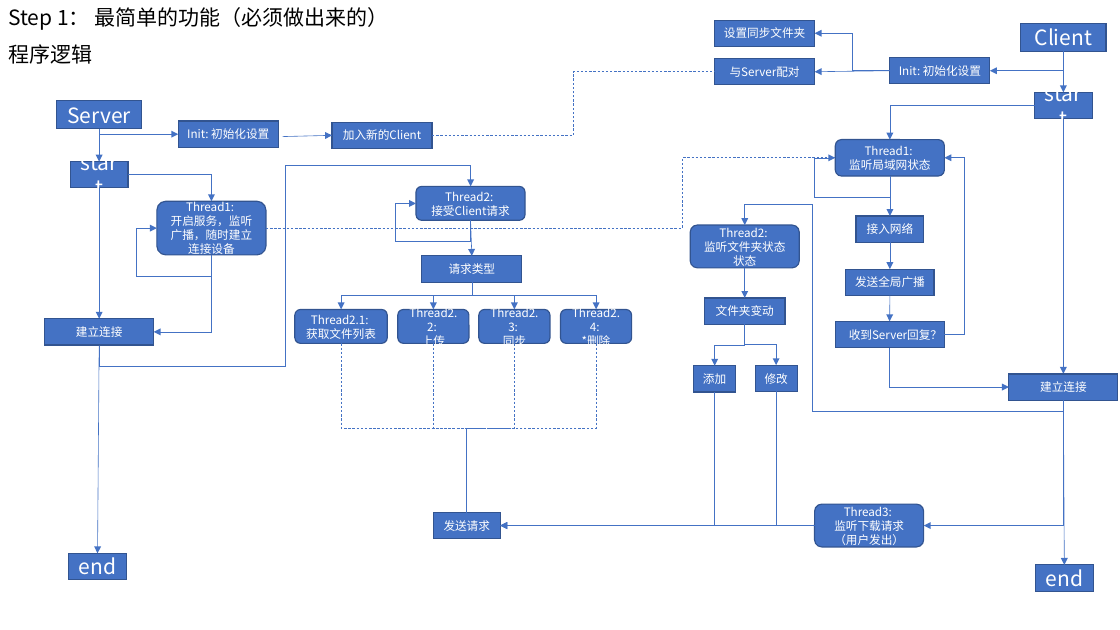
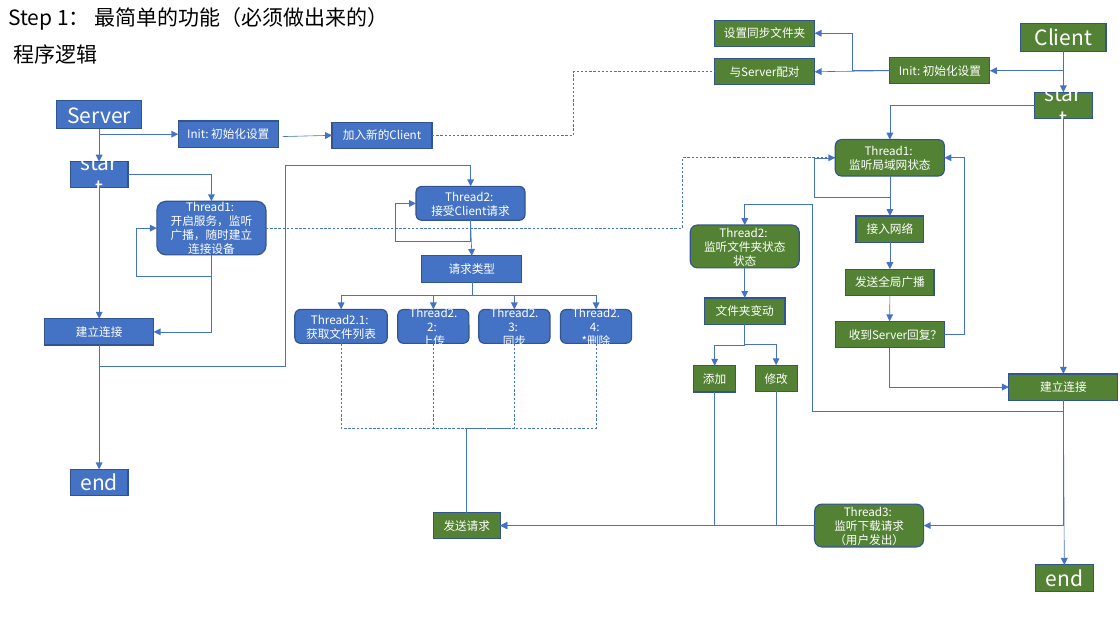
Before and after one commit to Youngzt998/Naive-Airdrop, a slide deck: slide 1 of idea.pptx. Drawn at 1120x630 pixels with LibreOffice and Linux fonts; fonts in the diff are those of the drawing. Boxes give left, top, right and bottom in pixels: in the first picture for what was removed or moved away, otherwise in the second. Text is boxed around its words. In the diff, an @@ line names an element or a change of style, - is before the commit and + after.

Commit message:
add udp thread

```diff
--- a/idea.pptx
+++ b/idea.pptx
@@ text "程序逻辑": place and size @@
-text "程序逻辑" at (8,44,92,64)
+text "程序逻辑" at (14,44,98,64)
@@ arrow moved from (99, 345) - (97, 554) to (99, 345) - (99, 470) @@
@@ rectangle "end": place and size @@
-rectangle "end" at (69,554,127,580)
+rectangle "end" at (71,470,129,496)
@@ fill #4472C4 to #548235 in 17 elements at (1021,24,1106,51), (890,58,990,84), (1035,92,1093,118), (1036,565,1094,592), (835,139,944,176), (856,216,923,242), (846,269,934,295), (715,59,815,85), (835,322,944,348), (1009,374,1118,400), (434,513,501,539), (715,20,815,46), (705,298,786,324), (691,225,800,268), (694,365,736,392), (755,365,797,392), (815,504,924,547) @@
```
Also in this commit, not shown: 10 other files.
